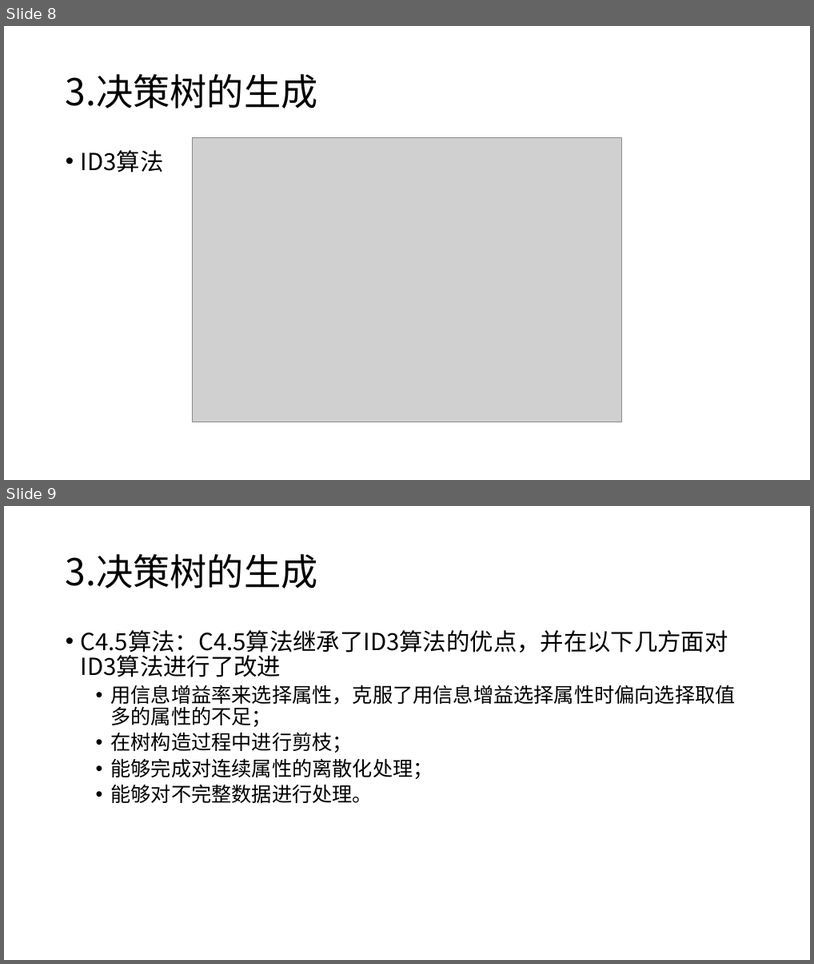
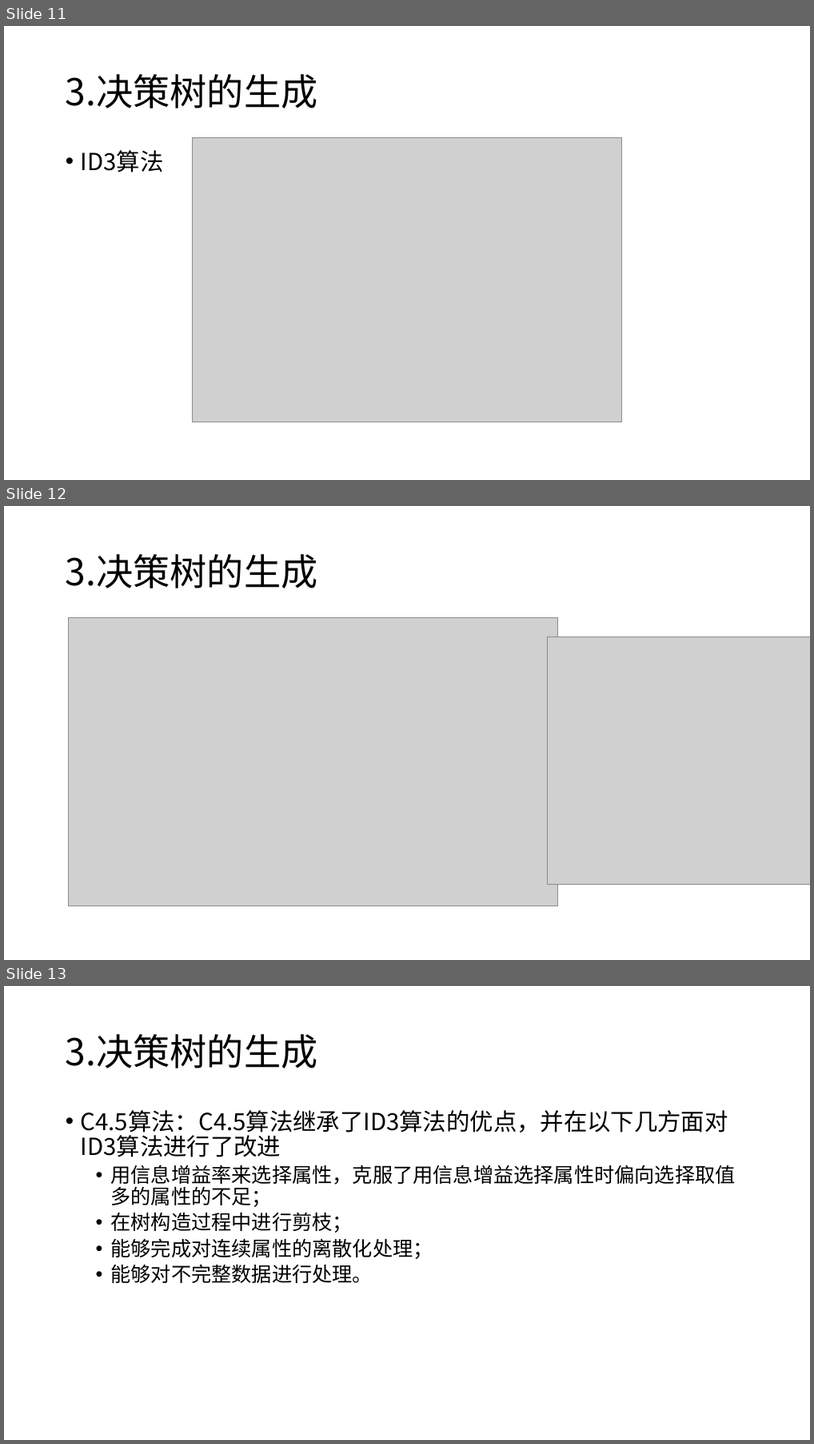
Before and after one commit to lvjieting/machine_learning, a slide deck: courseware/20190105_decision_tree/决策树.pptx. Shown one above the other, each under a label of ours: slides 8 and 9 before the commit, slides 11, 12 and 13 after it. The pictures are 814x964 and 814x1444 pixels, drawn with LibreOffice and Linux fonts; fonts in the diff are those of the drawing; grey boxes stand for pictures. Boxes give left, top, right and bottom in pixels: in the first picture for what was removed or moved away, otherwise in the second. Text is boxed around its words. In the diff, an @@ line names an element or a change of style, - is before the commit and + after.

```diff
--- a/courseware/20190105_decision_tree/决策树.pptx
+++ b/courseware/20190105_decision_tree/决策树.pptx
@@ slide 12 added at box(4, 506, 810, 960), background #FFFFFF @@
@@ title added at box(66, 554, 318, 588), 44 pt, text #000000 @@
+3.决策树的生成
@@ picture added at box(68, 618, 558, 906) @@
@@ picture added at box(548, 636, 810, 884) @@
@@ what was slide 8 is now slide 11 @@
@@ what was slide 9 is now slide 13 @@
```
Also in this commit, not shown: 1 slide changed, 3 other slides added.
